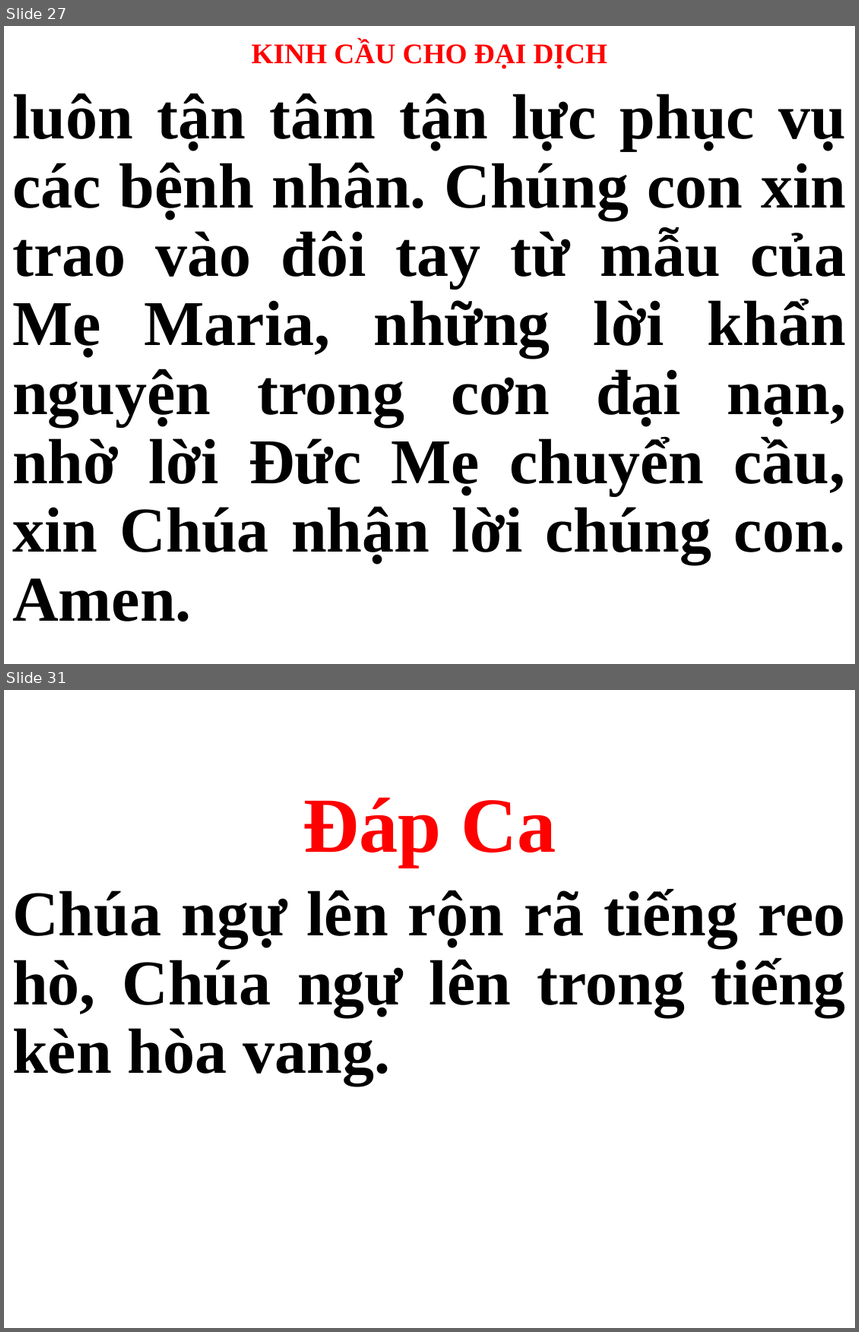
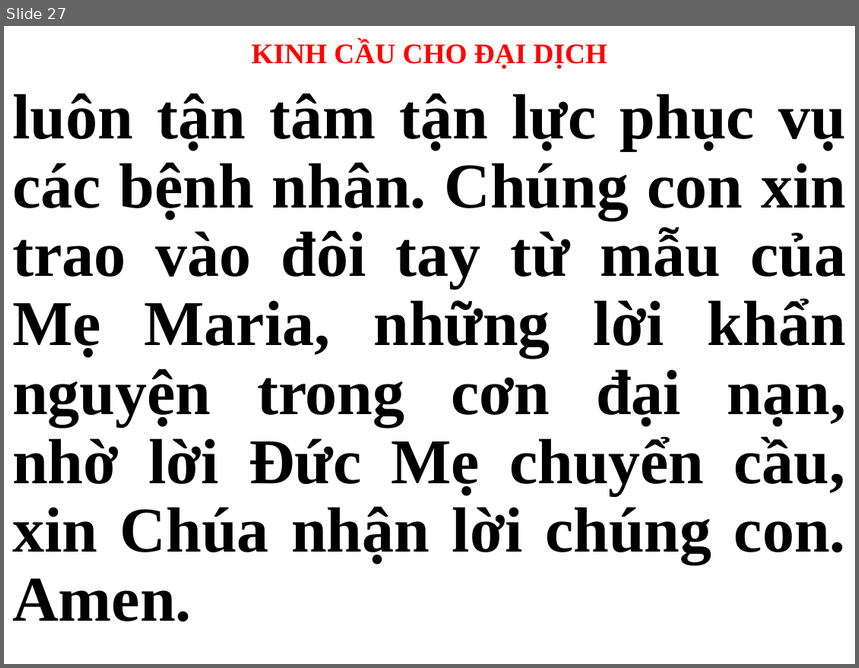
Before and after one commit to peteranh99/usb-songs, a slide deck: CN.pptx. Shown one above the other, each under a label of ours: slides 27 and 31 before the commit, slide 27 after it; the slides between them are not shown. The pictures are 859x1332 and 859x668 pixels, drawn with LibreOffice and Linux fonts; fonts in the diff are those of the drawing. Boxes give left, top, right and bottom in pixels: in the first picture for what was removed or moved away, otherwise in the second. Text is boxed around its words. In the diff, an @@ line names an element or a change of style, - is before the commit and + after.

```diff
--- a/CN.pptx
+++ b/CN.pptx
@@ slide 31 removed at bbox=[4, 690, 855, 1328], background #FFFFFF @@
@@ subtitle removed at bbox=[12, 797, 846, 1085] @@
-Đáp Ca
-Chúa ngự lên rộn rã tiếng reo hò, Chúa ngự lên trong tiếng kèn hòa vang.
```
Also in this commit, not shown: 28 other slides changed, 53 slides added, 38 other slides removed, 2 other files.
